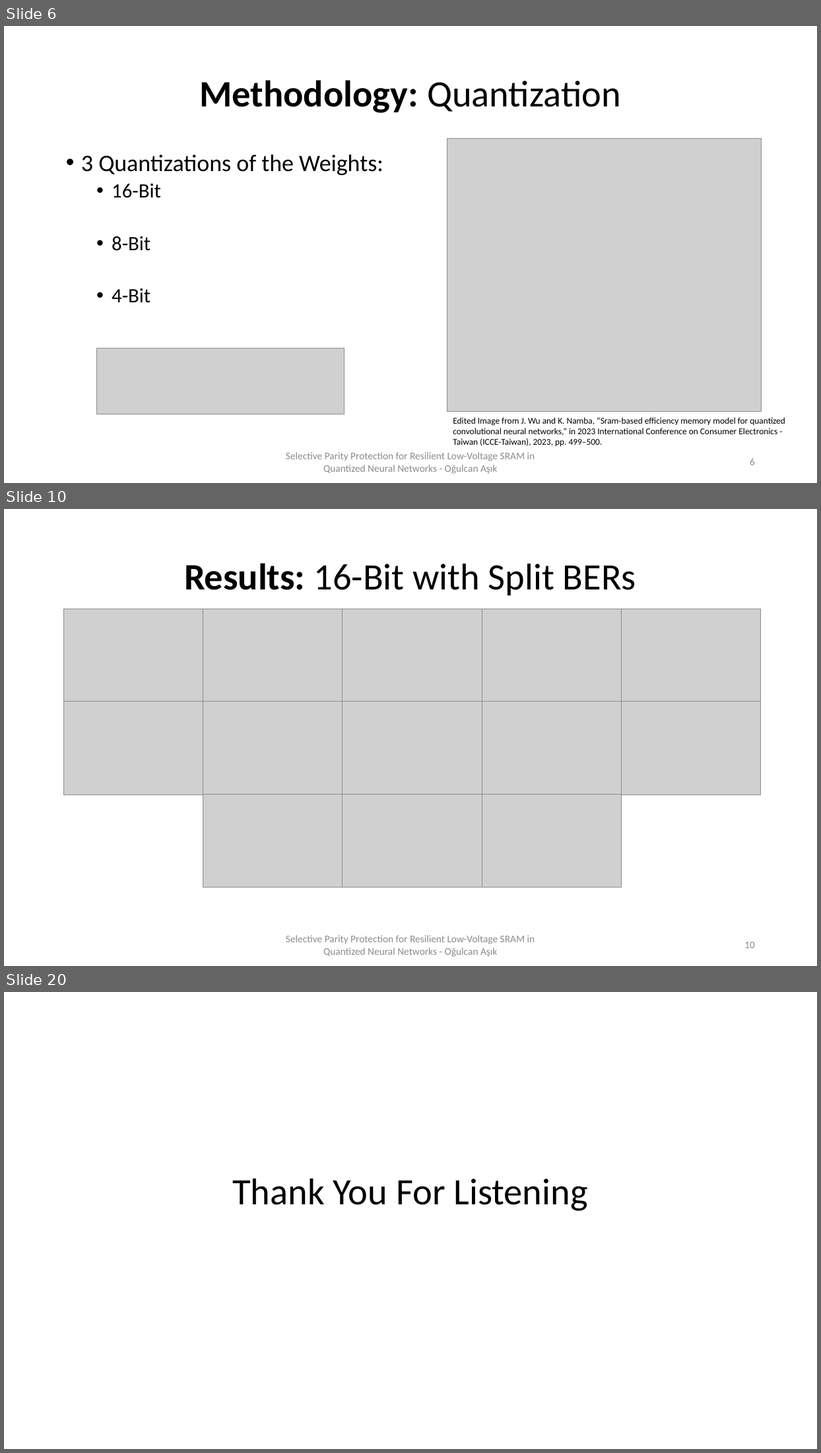
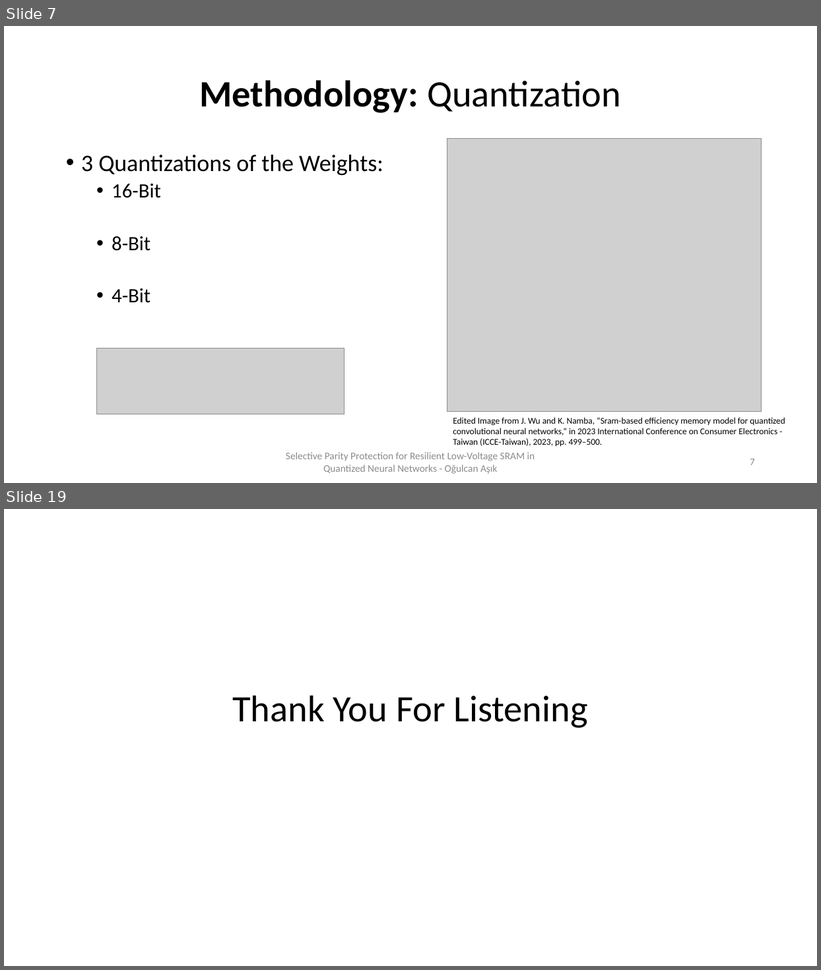
Before and after one commit to Xeadriel/ECC-SRAM-Simulation, a slide deck: Paper SRAM PDF/Selective Parity Protection for Resilient Low-Voltage SRAM in.pptx. Shown one above the other, each under a label of ours: slides 6, 10 and 20 before the commit, slides 7 and 19 after it; the slides between them are not shown. The pictures are 821x1453 and 821x970 pixels, drawn with LibreOffice and Linux fonts; fonts in the diff are those of the drawing; grey boxes stand for pictures. Boxes give left, top, right and bottom in pixels: in the first picture for what was removed or moved away, otherwise in the second. Text is boxed around its words. In the diff, an @@ line names an element or a change of style, - is before the commit and + after.

```diff
--- a/Paper SRAM PDF/Selective Parity Protection for Resilient Low-Voltage SRAM in.pptx
+++ b/Paper SRAM PDF/Selective Parity Protection for Resilient Low-Voltage SRAM in.pptx
@@ slide 10 removed at (4,509,817,966), background #FFFFFF @@
@@ title removed at (184,563,636,595) @@
-Results: 16-Bit with Split BERs
@@ picture removed at (64,609,220,702) @@
@@ picture removed at (203,609,360,702) @@
@@ picture removed at (343,609,499,702) @@
@@ picture removed at (482,609,639,702) @@
@@ picture removed at (622,609,761,702) @@
@@ picture removed at (64,701,220,795) @@
@@ picture removed at (203,701,360,795) @@
@@ picture removed at (343,701,499,795) @@
@@ picture removed at (482,701,639,795) @@
@@ picture removed at (622,701,761,795) @@
@@ picture removed at (203,795,360,888) @@
@@ picture removed at (343,795,499,888) @@
@@ picture removed at (482,795,621,888) @@
@@ text removed at (286,935,535,957) @@
-Selective Parity Protection for Resilient Low-Voltage SRAM in Quantized Neural Networks - Oğulcan Aşık
@@ page number removed at (745,942,755,949) @@
-10
@@ what was slide 6 is now slide 7 @@
@@ page number at (750,459,755,466): text changed @@
-6
+7
@@ what was slide 20 is now slide 19 @@
```
Also in this commit, not shown: 14 slides changed, 2 slides added, 2 other slides removed, 4 other files.
